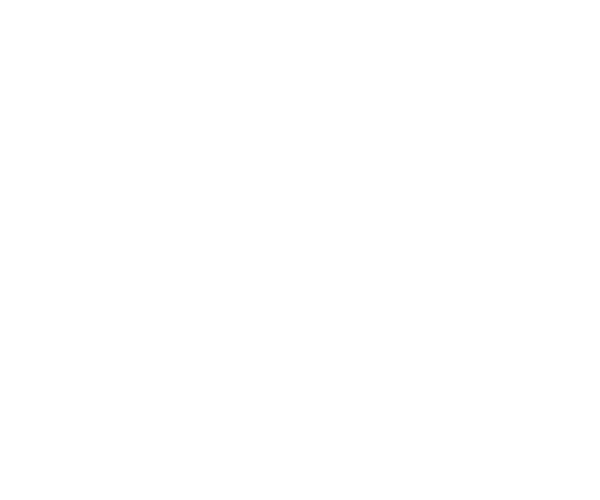
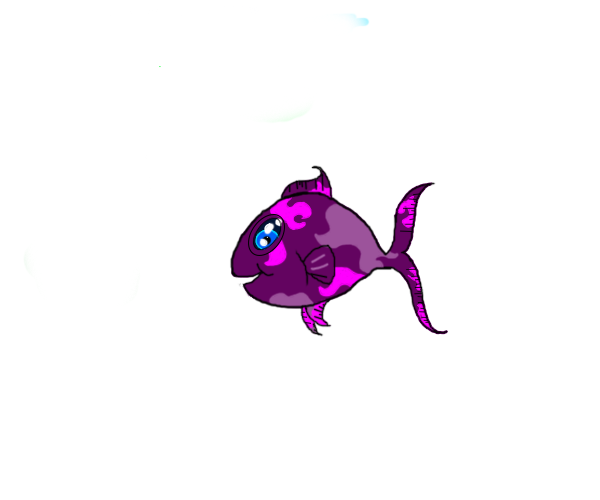
Layers edited between the first and the second 600px x 500px image:
showed group "Fish" (12 layers) over (x1=23, y1=13, x2=448, y2=337)
added layer "Layer 14" in group "Fish" over (x1=263, y1=168, x2=435, y2=332)
added layer "Layer 13" in group "Fish" over (x1=268, y1=202, x2=400, y2=335)
added layer "Layer 12" in group "Fish" over (x1=230, y1=168, x2=448, y2=335)
